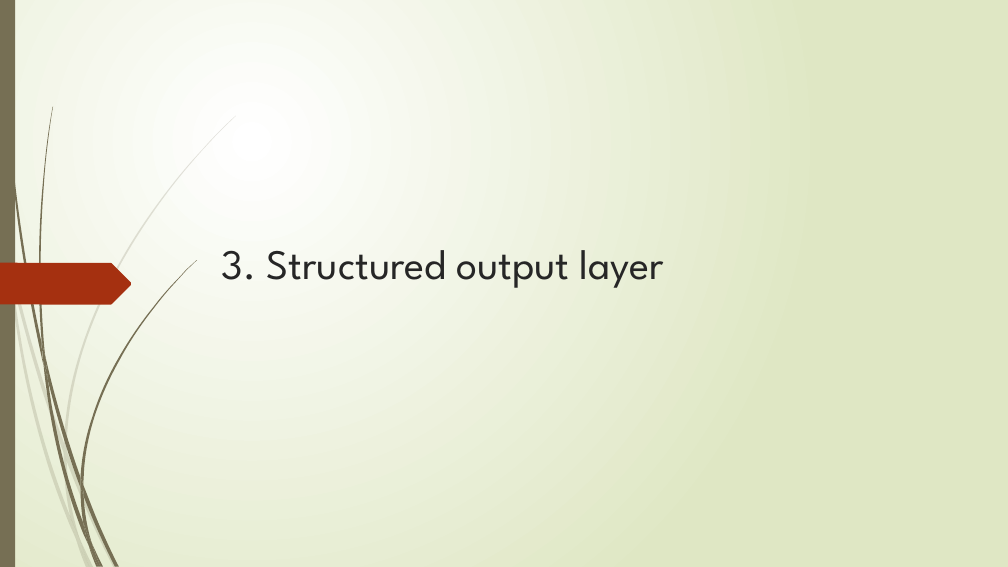
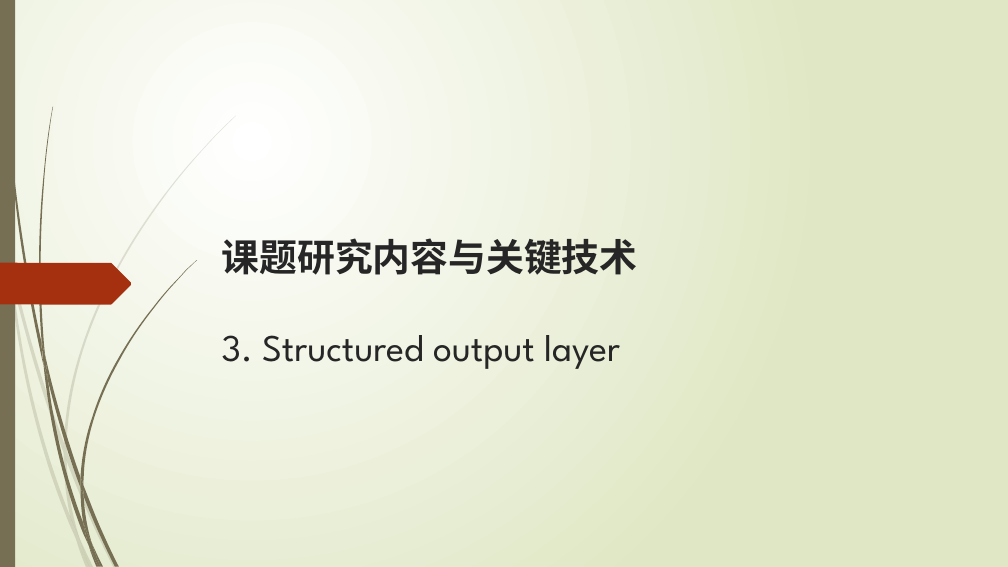
Before and after one commit to jiangnanhugo/Graduate_Design, a slide deck: slide 14 of 开题报告.pptx (slide 16 before the commit). Drawn at 1008x567 pixels with LibreOffice and Linux fonts; fonts in the diff are those of the drawing. Boxes give left, top, right and bottom in pixels: in the first picture for what was removed or moved away, otherwise in the second. Text is boxed around its words. In the diff, an @@ line names an element or a change of style, - is before the commit and + after.

```diff
--- a/开题报告.pptx
+++ b/开题报告.pptx
@@ title at (222,238,638,369): text changed; size 40 to 36 pt @@
-3. Structured output layer
+课题研究内容与关键技术
+3. Structured output layer
```
Also in this commit, not shown: 16 other slides changed, 1 slide added, 3 slides removed, 14 other files.
